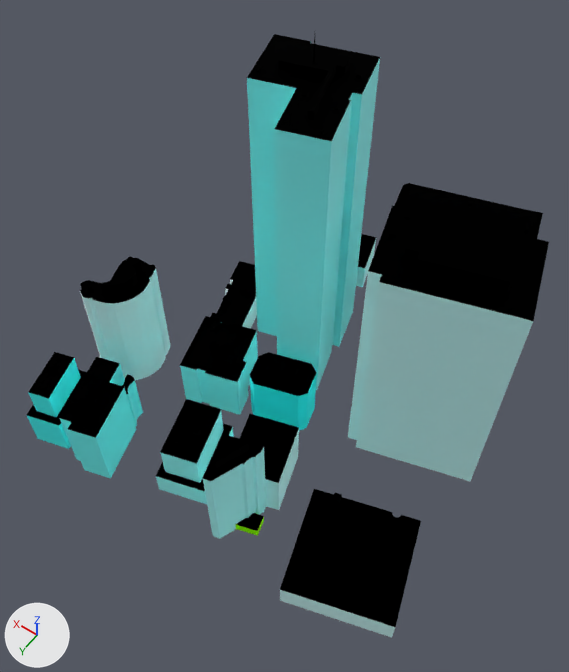
One commit to the glTF model web/public/assets/cities/toronto/tiles/-2_-5.bld.glb: the scene before it, then after it.
One viewpoint serves both versions: a 50 mm lens placed at (-581.0, -860.0, 512.0), pointed at (-396.0, -1119.0, 105.0). Every picture has the same lights, and +X, +Y and +Z are marked at lower left. The older version comes first. Where no turn or scale is listed for an object, it has been applied to the vertices. Vertices at exactly the same position are counted once.

In view in the first picture: '-2_-5'.
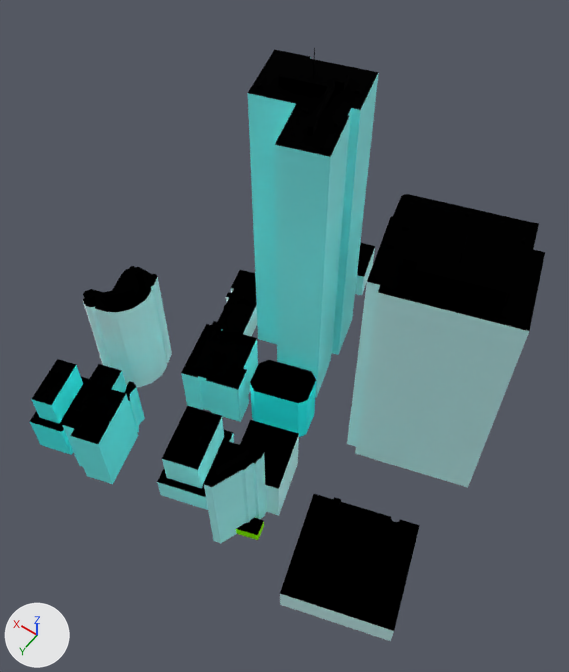
The edits, one by one:
me_2__5 is used by ob_2__5; location (-392.6, -1152.2, 132.9).
me_2__5 had 1169 vertices, 1665 faces and spanned x -152.0..152.0, y -153.0..153.0, z -133.0..133.0.
me_2__5 now has 1183 vertices, 1665 faces and spans x -152.0..152.0, y -153.0..153.0, z -133.0..133.0.
me_2__5 part 1: the loose piece of 16 vertices spanning x 71.0..118.0, y 91.0..151.0, z -133.0..-76.0 is moved by (0.0, 0.0, 2.0).
me_2__5 part 2: the loose piece of 16 vertices spanning x -20.0..28.0, y 5.0..44.0, z -133.0..-86.0 is moved by (0.0, 0.0, 1.0).
me_2__5 part 3: the loose piece of 22 vertices spanning x 113.0..152.0, y 99.0..153.0, z -133.0..-76.0 is moved by (0.0, 0.0, 2.0).
me_2__5 part 4: the loose piece of 55 vertices spanning x -152.0..-58.0, y 54.0..146.0, z -133.0..-112.0 is moved by (0.0, 0.0, 4.0).
me_2__5 part 5: the loose piece of 68 vertices spanning x 107.0..147.0, y 27.0..79.0, z -133.0..-39.0 is moved by (0.0, 0.0, 1.0).
me_2__5 part 6: the loose piece of 24 vertices spanning x 85.0..97.0, y 88.0..105.0, z -133.0..-90.0 is moved by (0.0, 0.0, 2.0).
me_2__5 part 7: the loose piece of 16 vertices spanning x -96.0..-32.0, y -104.0..-58.0, z 15.0..21.0 is moved by (0.0, 0.0, 1.0).
me_2__5 part 8: the loose piece of 8 vertices spanning x 135.0..140.0, y 118.0..123.0, z -76.0..-72.0 is moved by (0.0, 0.0, 2.0).
me_2__5 part 9: the loose piece of 85 vertices spanning x -42.0..5.0, y 52.0..137.0, z -133.0..-48.0 is rebuilt with 20 vertices and now spans x -42.0..5.0, y 52.0..105.0, z -131.0..-89.0.
me_2__5 part 10: the loose piece of 40 vertices spanning x -141.0..-12.0, y -125.0..21.0, z -133.0..50.0 is rebuilt with 16 vertices and now spans x -141.0..-33.0, y -64.0..21.0, z -131.0..52.0.
me_2__5 part 11: the loose piece of 40 vertices spanning x 115.0..130.0, y 37.0..68.0, z -39.0..-30.0 is rebuilt with 40 vertices and now spans x 115.0..130.0, y 37.0..68.0, z -38.0..-28.0.
me_2__5 part 12: the loose piece of 28 vertices spanning x 2.0..53.0, y 68.0..131.0, z -133.0..-85.0 is rebuilt with 16 vertices and now spans x 2.0..53.0, y 68.0..131.0, z -131.0..-83.0.
me_2__5 part 13: 6 loose pieces with 47 vertices, spanning x -134.0..-26.0, y 84.0..141.0, z -125.0..-111.0, are deleted.
me_2__5 part 14: 28 vertices moved from x -77.0..140.0, y 8.0..143.0, z -125.0..-39.0 to x -79.0..141.0, y 10.0..143.0, z -118.0..-37.0; 70 vertices removed from x -79.0..141.0, y 2.0..143.0, z -133.0..-39.0; 206 vertices added at x -134.0..140.0, y 2.0..143.0, z -132.0..-37.0.
me_2__5 part 15: 15 vertices moved from x -109.0..-35.0, y -73.0..-4.0, z 15.0..50.0 to x -112.0..-34.0, y -72.0..-5.0, z 17.0..54.0; 31 vertices removed from x -120.0..-34.0, y -72.0..0.0, z 15.0..58.0; 57 vertices added at x -120.0..-12.0, y -125.0..0.0, z -132.0..60.0.
Other edits to the shape of me_2__5 do not show in these pictures.
Object '-2_-5' (ob_2__5) moves from (-392.6, -1152.2, 132.9) to (-392.6, -1152.2, 122.0).

What differs and where, as boxes [x1, y1, x2, y2] in the pictures (569 x 672 px; the box of a moved part takes in the faces that stretch with it):
'-2_-5', reshaped, moved
    before: [26, 34, 549, 638]
    after: [29, 47, 545, 641]
part 1 of me_2__5, moved or reshaped
    before: [59, 357, 136, 479]
    after: [62, 364, 138, 484]
part 2 of me_2__5, moved or reshaped
    before: [250, 352, 317, 430]
    after: [250, 360, 316, 437]
part 3 of me_2__5, moved or reshaped
    before: [26, 352, 87, 449]
    after: [29, 359, 89, 455]
part 4 of me_2__5, moved or reshaped
    before: [280, 489, 421, 638]
    after: [280, 494, 420, 641]
part 5 of me_2__5, moved or reshaped
    before: [80, 258, 170, 380]
    after: [83, 267, 172, 387]
part 6 of me_2__5, moved or reshaped
    before: [122, 377, 143, 426]
    after: [124, 384, 145, 432]
part 7 of me_2__5, moved or reshaped
    before: [417, 196, 516, 233]
    after: [415, 207, 512, 244]
part 8 of me_2__5, moved or reshaped
    before: [47, 361, 56, 369]
    after: [50, 368, 59, 376]
part 9 of me_2__5, rebuilt
    before: [203, 414, 299, 539]
    after: [240, 420, 299, 516]
part 10 of me_2__5, rebuilt (9% shorter)
    before: [348, 183, 549, 481]
    after: [347, 216, 545, 488]
part 11 of me_2__5, rebuilt
    before: [100, 256, 142, 295]
    after: [103, 266, 144, 304]
part 12 of me_2__5, rebuilt
    before: [156, 399, 234, 504]
    after: [157, 417, 234, 510]
part 13 of me_2__5, deleted
    before: [236, 513, 383, 600]
part 14 of me_2__5, cut back
    before: [40, 277, 342, 524]
    after: [43, 283, 382, 605]
part 15 of me_2__5, moved or reshaped
    before: [389, 222, 519, 291]
    after: [388, 194, 539, 301]
